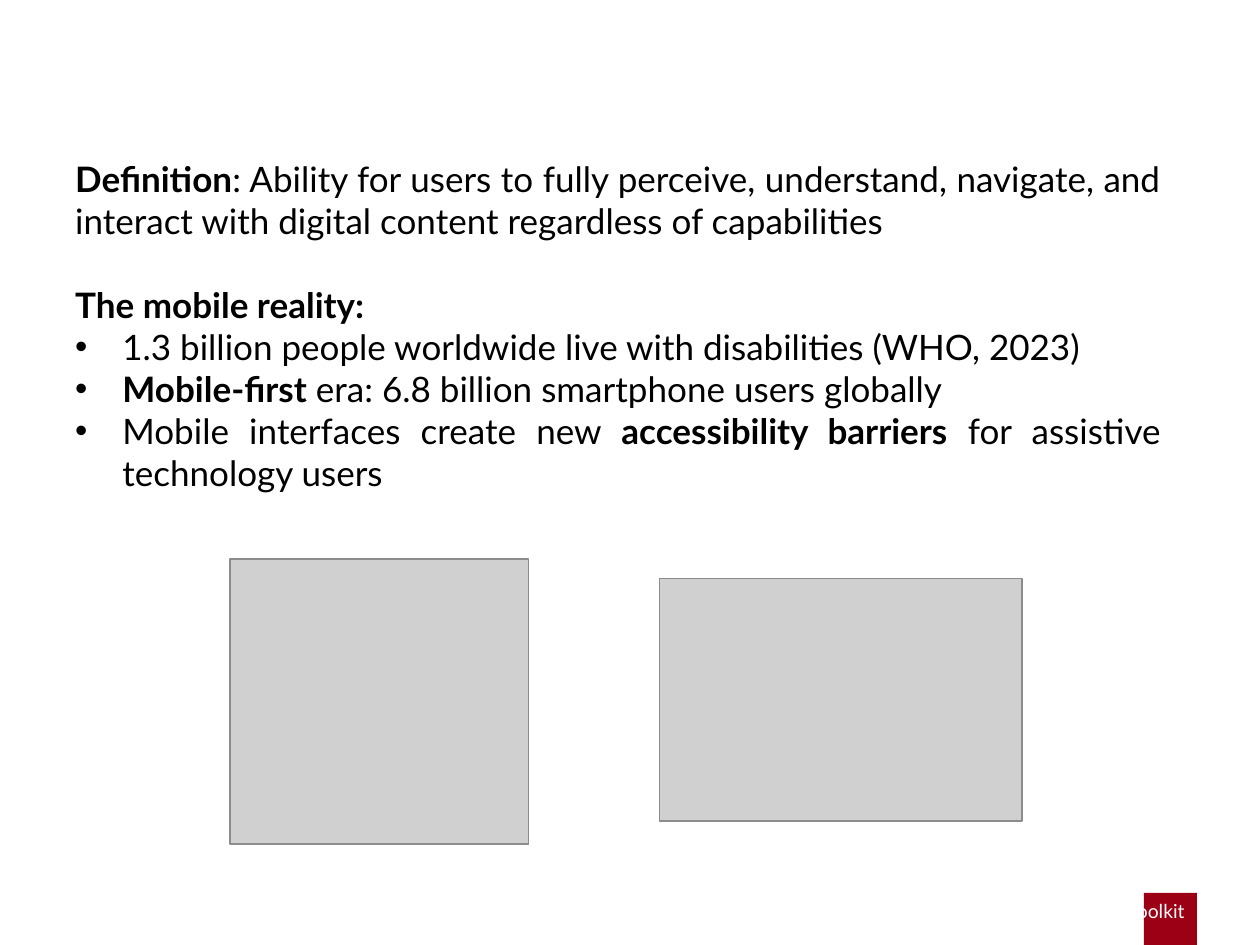
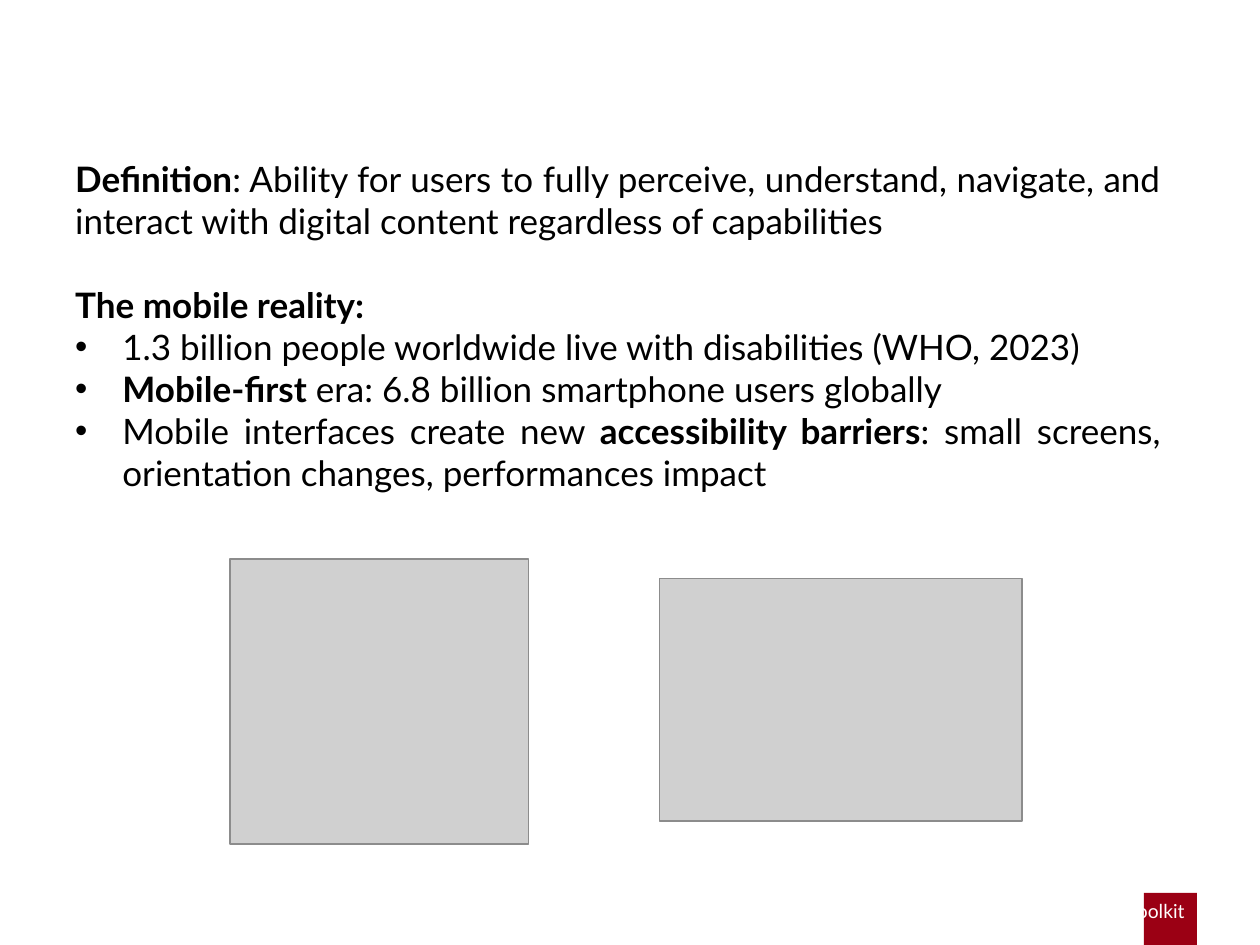
Before and after one commit to gabrielrovesti/Master-Thesis-UniPD, a slide deck: slide 2 of Thesis Presentation/Presentation Gabriel Rovesti.pptx. Drawn at 1260x945 pixels with LibreOffice and Linux fonts; fonts in the diff are those of the drawing; grey boxes stand for pictures; background and template pictures are left out. Boxes give left, top, right and bottom in pixels: in the first picture for what was removed or moved away, otherwise in the second. Text is boxed around its words. In the diff, an @@ line names an element or a change of style, - is before the commit and + after.

```diff
--- a/Thesis Presentation/Presentation Gabriel Rovesti.pptx
+++ b/Thesis Presentation/Presentation Gabriel Rovesti.pptx
@@ text at (x1=122, y1=418, x2=1161, y2=493): text changed @@
-• Mobile interfaces create new accessibility barriers for assistive technology users
+• Mobile interfaces create new accessibility barriers: small screens, orientation changes, performances impact
```
Also in this commit, not shown: 4 other slides changed, 2 other files.
